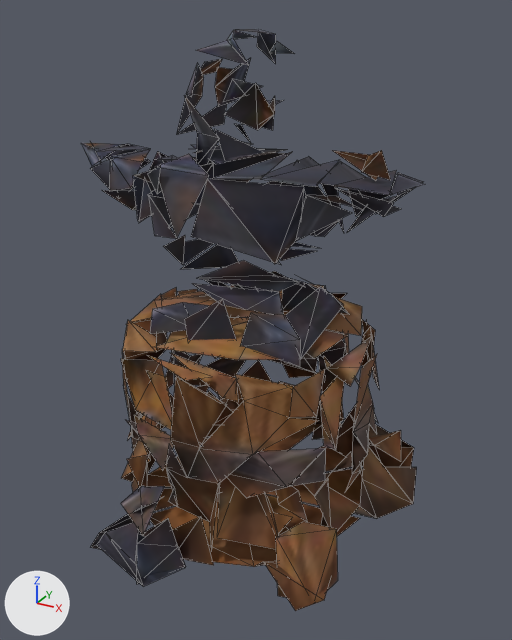
Before and after pictures for a commit that changed the glTF model veylan/assets/decor/at-enclume-semis.glb.
One viewpoint serves both versions: a 50 mm camera at (0.66, -1.129, 0.99) aimed at (0.041, -0.003, 0.427). The lights are fixed; the arrows at lower left show +X, +Y and +Z. The picture after the commit comes second. Mesh edges are drawn as thin lines. Vertices at exactly the same position are counted once.

The first picture shows 'at-enclume-semis'.
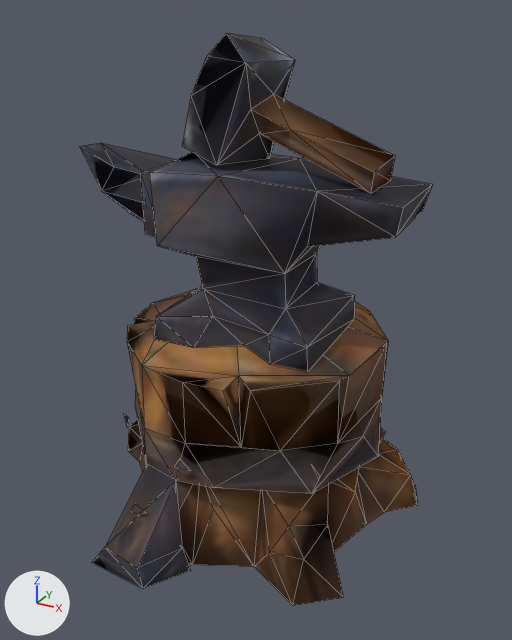
Where the change shows, as pixel boxes (x1, y1, x2, y2) in the pictures (512 x 640 px):
'at-enclume-semis', reshaped
    before: (81, 29, 425, 611)
    after: (79, 33, 433, 605)
part 1 of me_at_enclume_semis, rebuilt (10% wider, 37% taller)
    before: (122, 381, 417, 611)
    after: (92, 289, 418, 605)
part 2 of me_at_enclume_semis, rebuilt
    before: (90, 144, 150, 191)
    after: (79, 143, 177, 221)
part 3 of me_at_enclume_semis, deleted
    before: (81, 29, 425, 598)
part 4 of me_at_enclume_semis, reshaped
    before: (155, 63, 362, 360)
    after: (124, 33, 433, 513)
part 5 of me_at_enclume_semis, added
    after: (379, 426, 386, 443)

Edits to the bpy script that builds the scene:
```text
Change me_at_enclume_semis:
    used by ob_at_enclume_semis; location = (0.0, 0.0, 0.0)
    verts and faces of me_at_enclume_semis; kept vertices keep their numbers, new ones are numbered from 672
    remove me_at_enclume_semis.from_pydata(...)  # 672 vertices, 400 faces; spans x -0.361..0.361, y -0.364..0.364, z 0.0..0.958
    add me_at_enclume_semis.from_pydata(...)  # 242 vertices, 389 faces; spans x -0.365..0.365, y -0.374..0.374, z 0.0..0.953
    me_at_enclume_semis part 1: the loose piece of 45 vertices spanning x -0.219..0.361, y -0.267..0.364, z 0.011..0.19 is rebuilt with 121 vertices and now spans x -0.311..0.365, y -0.374..0.374, z 0.0..0.405
    me_at_enclume_semis part 2: the loose piece of 16 vertices spanning x -0.336..-0.176, y -0.092..0.062, z 0.645..0.732 is rebuilt with 14 vertices and now spans x -0.365..-0.153, y -0.083..0.114, z 0.584..0.733
    me_at_enclume_semis part 3: 113 loose pieces with 552 vertices, spanning x -0.361..0.333, y -0.364..0.331, z 0.0..0.958, are deleted
    me_at_enclume_semis part 4
    59 vertices are removed from x -0.214..0.241, y -0.191..0.241, z 0.327..0.906
    37 faces are deleted
    89 vertices are added at x -0.235..0.339, y -0.305..0.155, z 0.13..0.953
    131 new faces join them
    me_at_enclume_semis part 5
    add verts[737] = (0.305, 0.007, 0.257)  # pixel (379, 426)
    add verts[739] = (0.314, 0.022, 0.239)  # pixel (385, 431)
    add verts[740] = (0.309, 0.002, 0.223)  # pixel (379, 443)
    add faces += [(737, 740, 739)]
    other edits to the shape of me_at_enclume_semis do not show in these pictures
```
